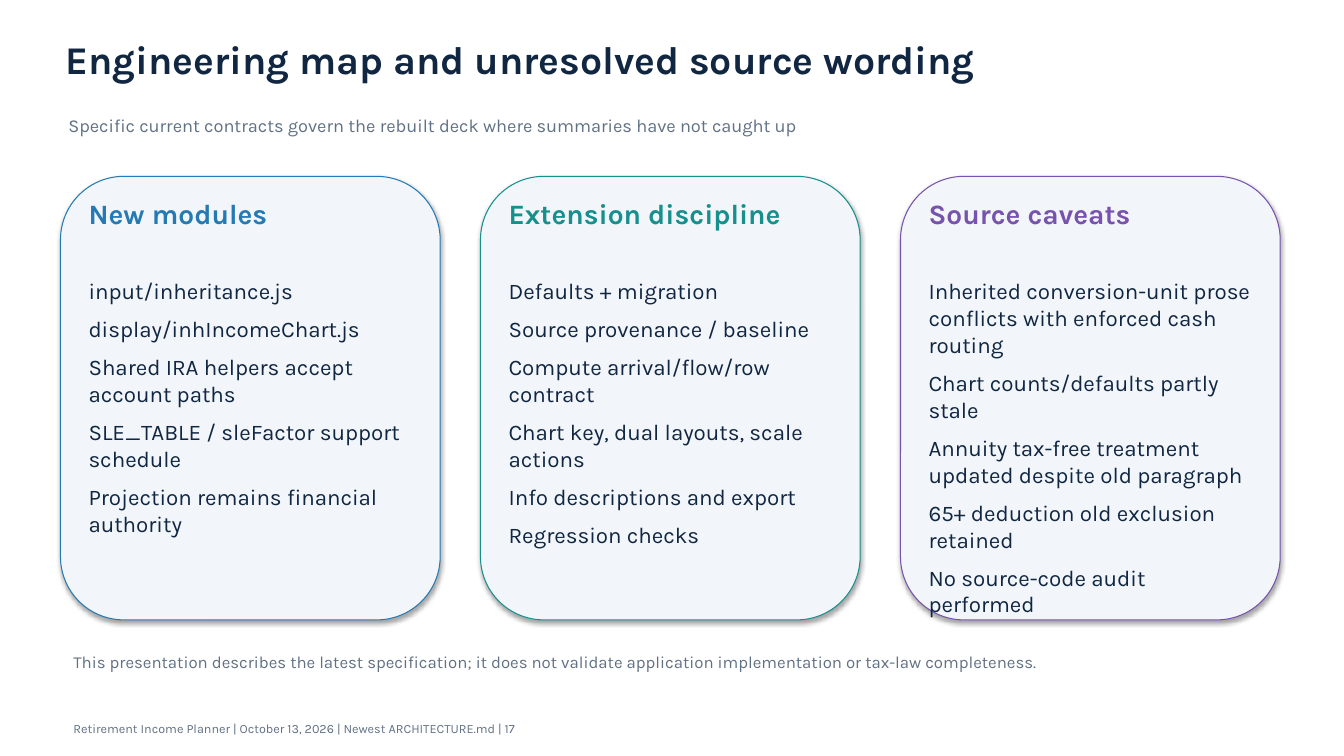
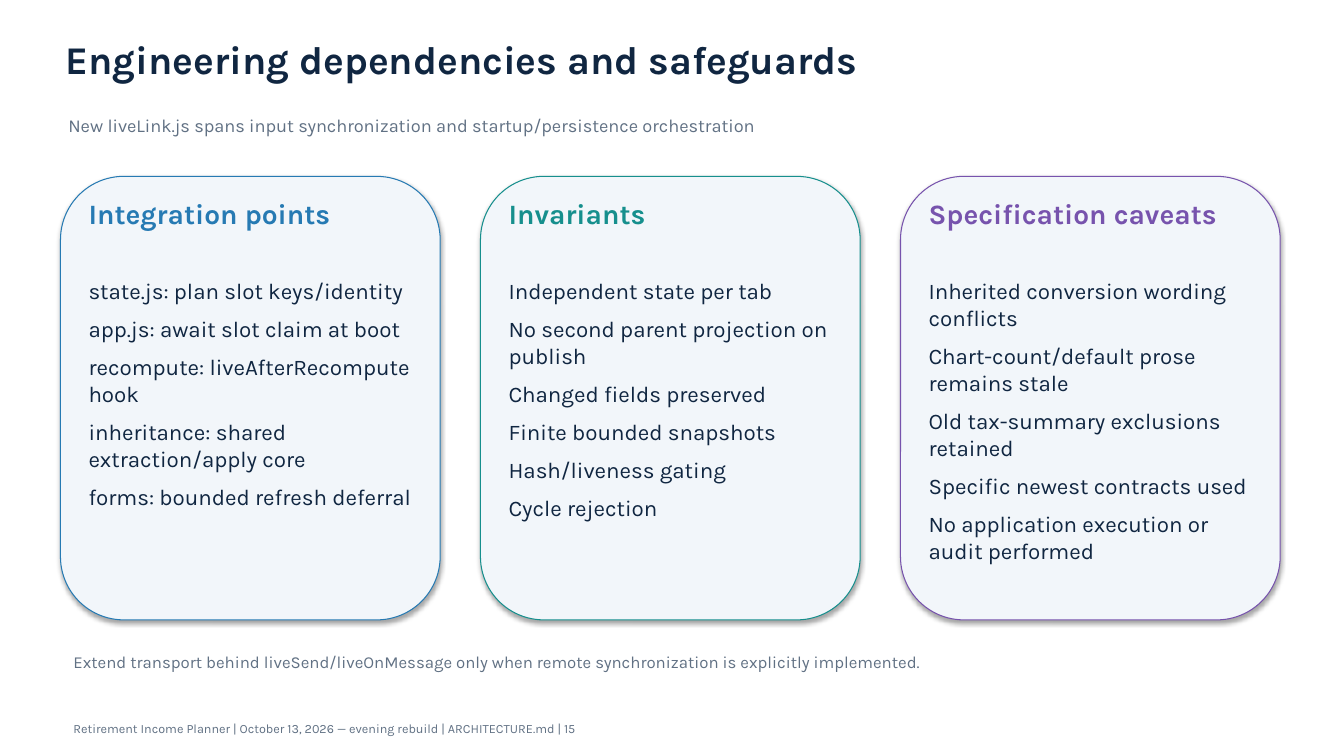
Before and after one commit to howardc64/retirefin, a slide deck: slide 15 of docs/retirement_income_planner_architecture.pptx (slide 17 before the commit). Drawn at 1344x756 pixels with LibreOffice and Linux fonts; fonts in the diff are those of the drawing. Boxes give left, top, right and bottom in pixels: in the first picture for what was removed or moved away, otherwise in the second. Text is boxed around its words. In the diff, an @@ line names an element or a change of style, - is before the commit and + after.

```diff
--- a/docs/retirement_income_planner_architecture.pptx
+++ b/docs/retirement_income_planner_architecture.pptx
@@ text at bbox=[65, 46, 857, 84]: text changed @@
-Engineering map and unresolved source wording
+Engineering dependencies and safeguards
@@ text at bbox=[68, 118, 754, 137]: text changed @@
-Specific current contracts govern the rebuilt deck where summaries have not caught up
+New liveLink.js spans input synchronization and startup/persistence orchestration
@@ text at bbox=[89, 204, 330, 231]: text changed @@
-New modules
+Integration points
@@ text at bbox=[509, 204, 646, 225]: text changed @@
-Extension discipline
+Invariants
@@ text at bbox=[929, 204, 1217, 231]: text changed @@
-Source caveats
+Specification caveats
@@ text at bbox=[89, 282, 411, 506]: text changed @@
-input/inheritance.js
-display/inhIncomeChart.js
-Shared IRA helpers accept account paths
-SLE_TABLE / sleFactor support schedule
-Projection remains financial authority
+state.js: plan slot keys/identity
+app.js: await slot claim at boot
+recompute: liveAfterRecompute hook
+inheritance: shared extraction/apply core
+forms: bounded refresh deferral
@@ text at bbox=[509, 283, 828, 522]: text changed @@
-Defaults + migration
-Source provenance / baseline
-Compute arrival/flow/row contract
-Chart key, dual layouts, scale actions
-Info descriptions and export
-Regression checks
+Independent state per tab
+No second parent projection on publish
+Changed fields preserved
+Finite bounded snapshots
+Hash/liveness gating
+Cycle rejection
@@ text at bbox=[929, 283, 1247, 565]: text changed @@
-Inherited conversion-unit prose conflicts with enforced cash routing
-Chart counts/defaults partly stale
-Annuity tax-free treatment updated despite old paragraph
-65+ deduction old exclusion retained
-No source-code audit performed
+Inherited conversion wording conflicts
+Chart-count/default prose remains stale
+Old tax-summary exclusions retained
+Specific newest contracts used
+No application execution or audit performed
@@ text at bbox=[73, 656, 920, 672]: text changed @@
-This presentation describes the latest specification; it does not validate application implementation or tax-law completeness.
+Extend transport behind liveSend/liveOnMessage only when remote synchronization is explicitly implemented.
@@ text at bbox=[73, 724, 575, 736]: text changed @@
-Retirement Income Planner | October 13, 2026 | Newest ARCHITECTURE.md | 17
+Retirement Income Planner | October 13, 2026 — evening rebuild | ARCHITECTURE.md | 15
```
Also in this commit, not shown: 7 other slides changed, 7 slides added, 9 slides removed, 10 other files.
